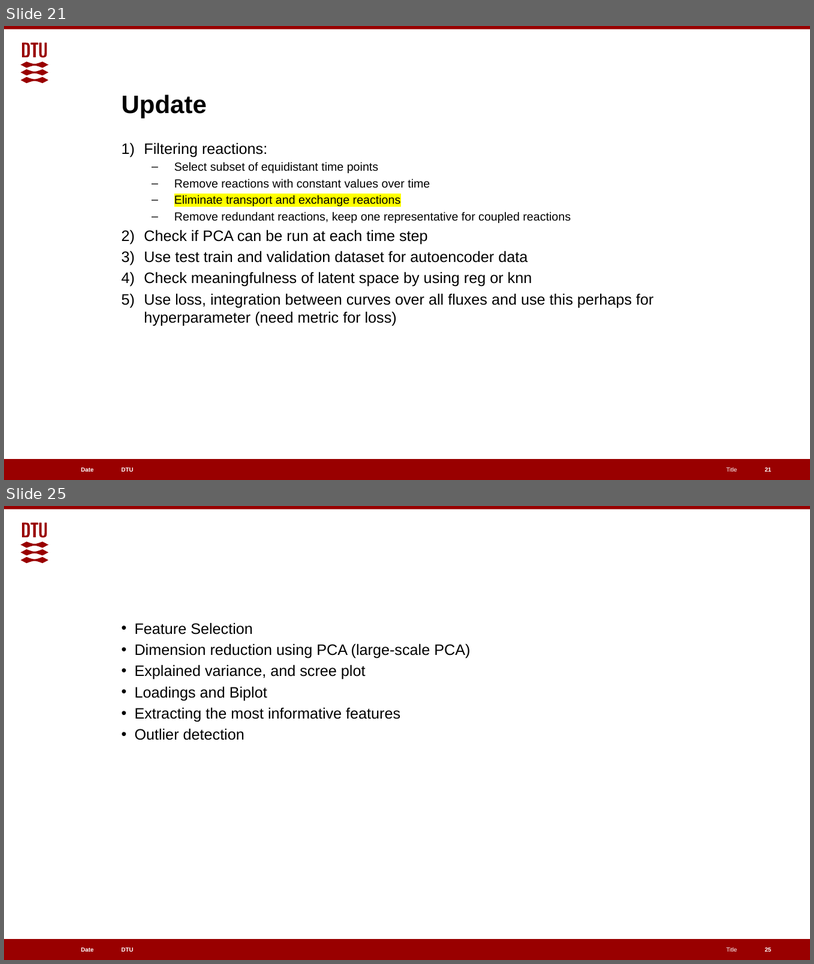
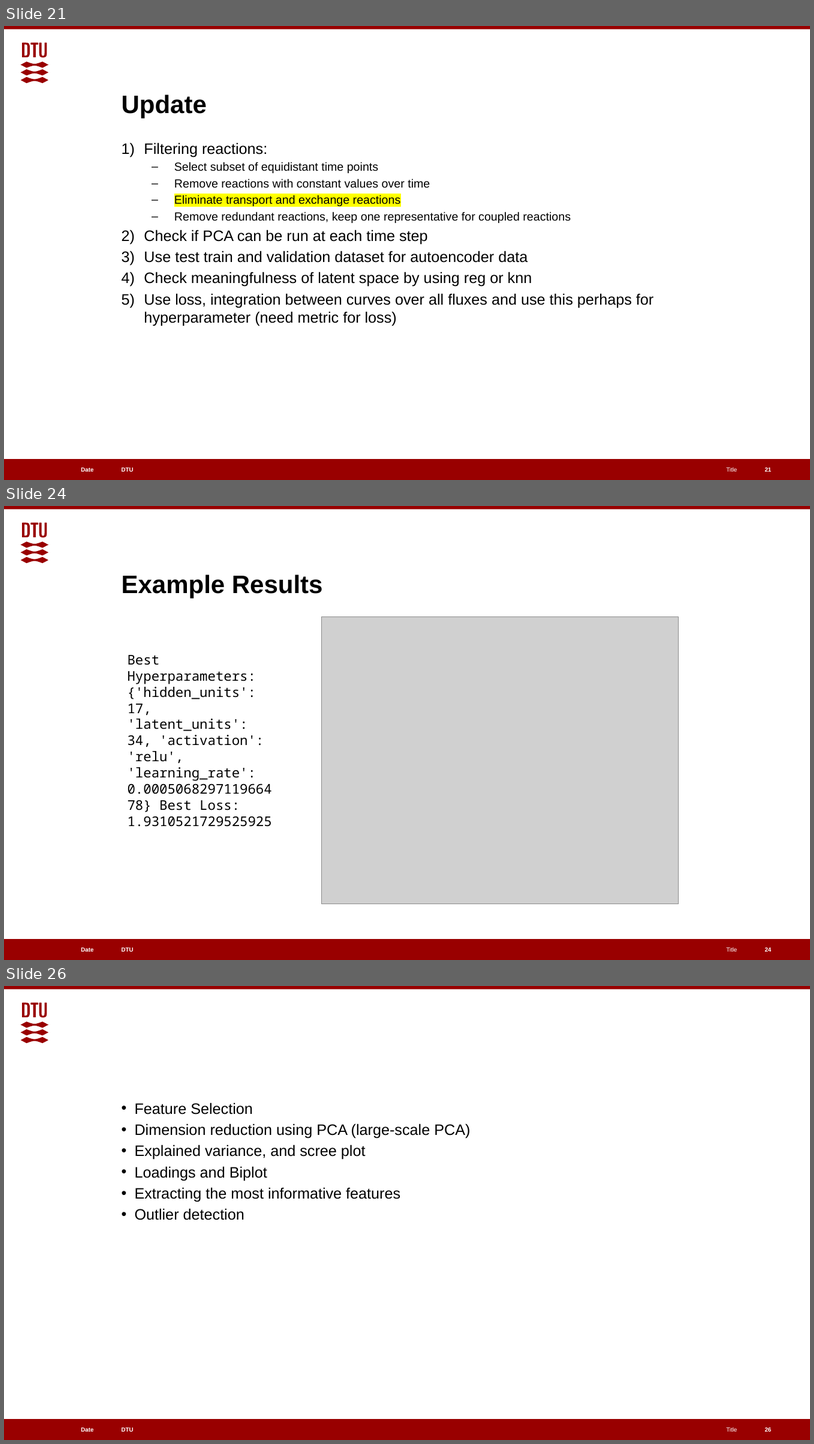
Before and after one commit to EGpineapples/Cell-Lifelines-Autoencoder, a slide deck: Classifying Metabolic Fluxes.pptx. Shown one above the other, each under a label of ours: slides 21 and 25 before the commit, slides 21, 24 and 26 after it; the slides between them are not shown. The pictures are 814x964 and 814x1444 pixels, drawn with LibreOffice and Linux fonts; fonts in the diff are those of the drawing; grey boxes stand for pictures. Boxes give left, top, right and bottom in pixels: in the first picture for what was removed or moved away, otherwise in the second. Text is boxed around its words. In the diff, an @@ line names an element or a change of style, - is before the commit and + after.

```diff
--- a/Classifying Metabolic Fluxes.pptx
+++ b/Classifying Metabolic Fluxes.pptx
@@ slide 24 added at (4,506,810,960), background #FFFFFF; not listed: 6 template elements that a slide beside it also shows @@
@@ title added at (122,574,323,598), 30 pt, text #000000, bold @@
+Example Results
@@ picture added at (321,617,679,903) @@
@@ text added at (128,655,272,826), 16 pt, text #000000 @@
+Best Hyperparameters: {'hidden_units': 17, 'latent_units': 34, 'activation': 'relu', 'learning_rate': 0.000506829711966478} Best Loss: 1.9310521729525925
@@ page number added at (765,947,772,951), 7 pt, text #FFFFFF, bold @@
+24
@@ what was slide 25 is now slide 26 @@
```
Also in this commit, not shown: 3 other slides added.
